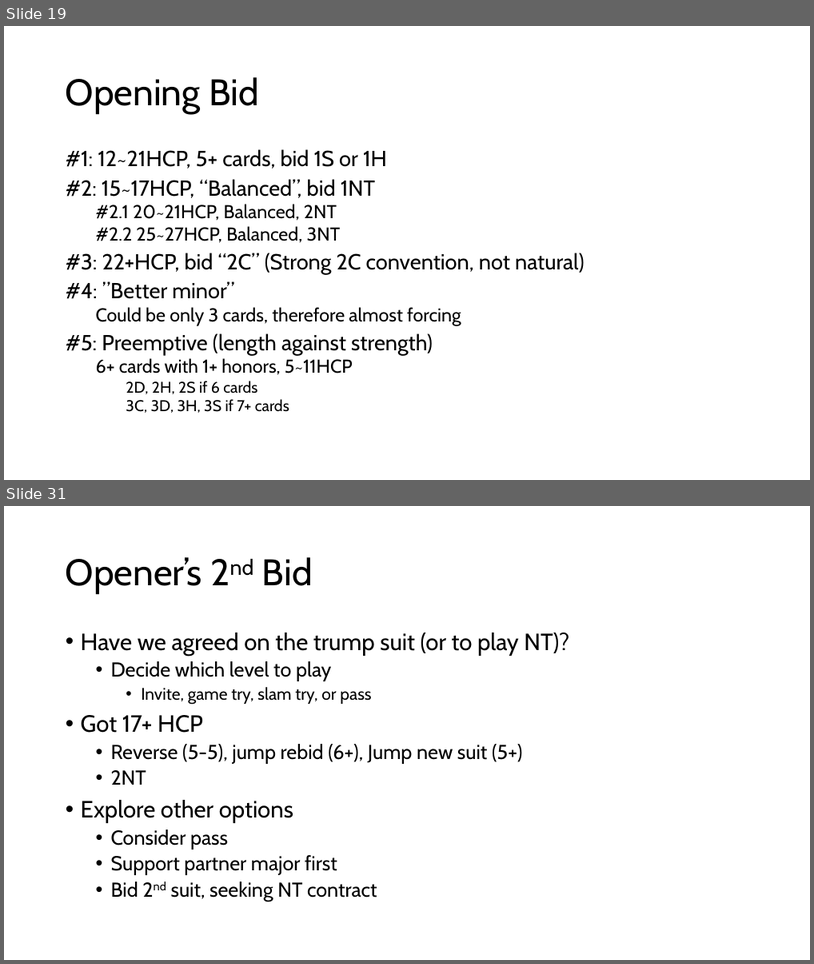
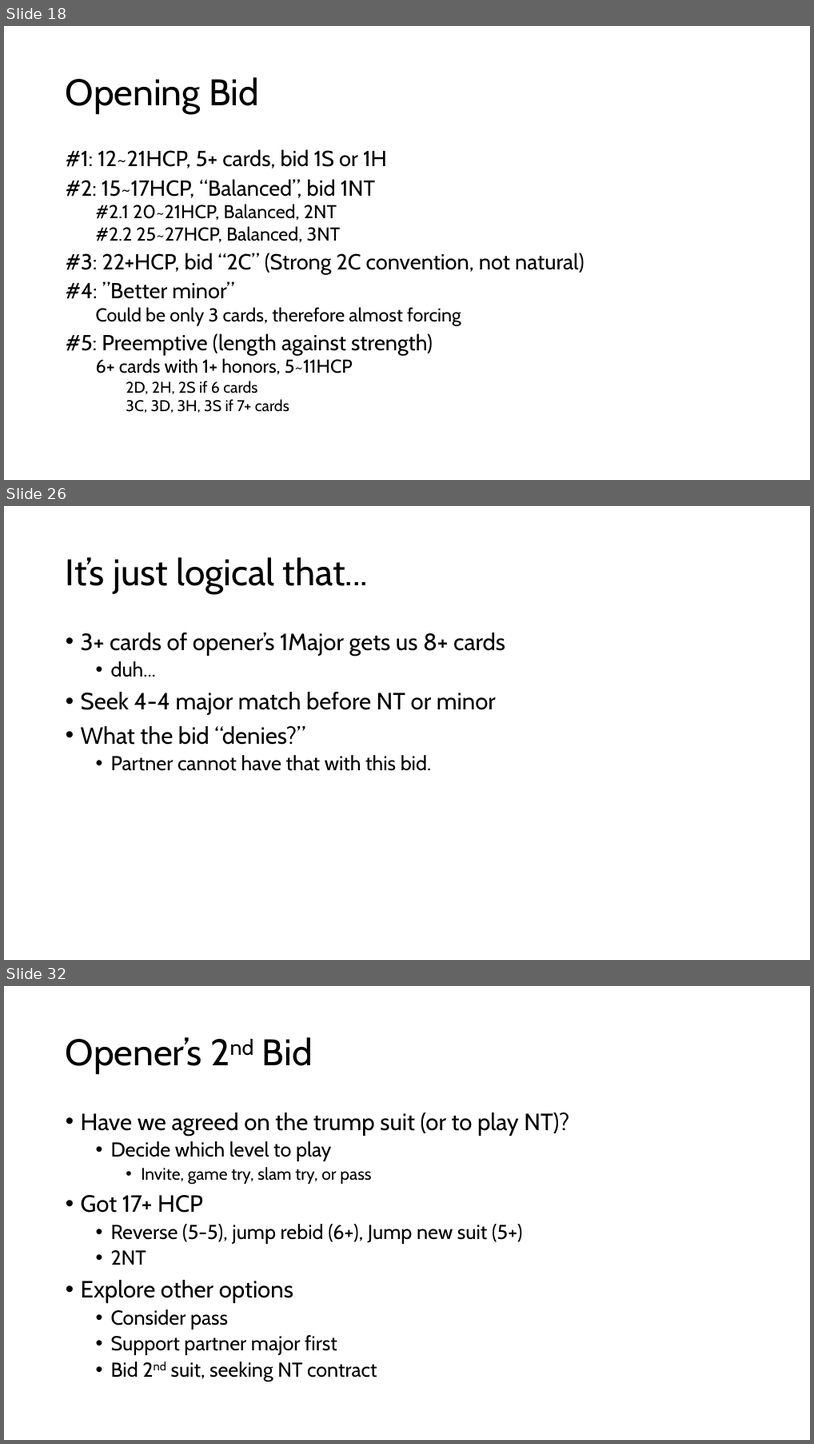
Before and after one commit to sywhub/bridge101, a slide deck: lectures.pptx. Shown one above the other, each under a label of ours: slides 19 and 31 before the commit, slides 18, 26 and 32 after it; the slides between them are not shown. The pictures are 814x964 and 814x1444 pixels, drawn with LibreOffice and Linux fonts; fonts in the diff are those of the drawing; background and template pictures are left out. Boxes give left, top, right and bottom in pixels: in the first picture for what was removed or moved away, otherwise in the second. Text is boxed around its words. In the diff, an @@ line names an element or a change of style, - is before the commit and + after.

```diff
--- a/lectures.pptx
+++ b/lectures.pptx
@@ slide 26 added at bbox=[4, 506, 810, 960], background #FFFFFF @@
@@ title added at bbox=[66, 557, 368, 594], 44 pt, text #000000 @@
+It’s just logical that...
@@ text added at bbox=[81, 632, 506, 771], 28 pt, text #000000 @@
+• 3+ cards of opener’s 1Major gets us 8+ cards
+  • duh...
+• Seek 4-4 major match before NT or minor
+• What the bid “denies?”
+  • Partner cannot have that with this bid.
@@ what was slide 19 is now slide 18 @@
@@ what was slide 31 is now slide 32 @@
```
Also in this commit, not shown: 3 slides changed, 16 other slides added, 2 slides removed, 3 other files.
